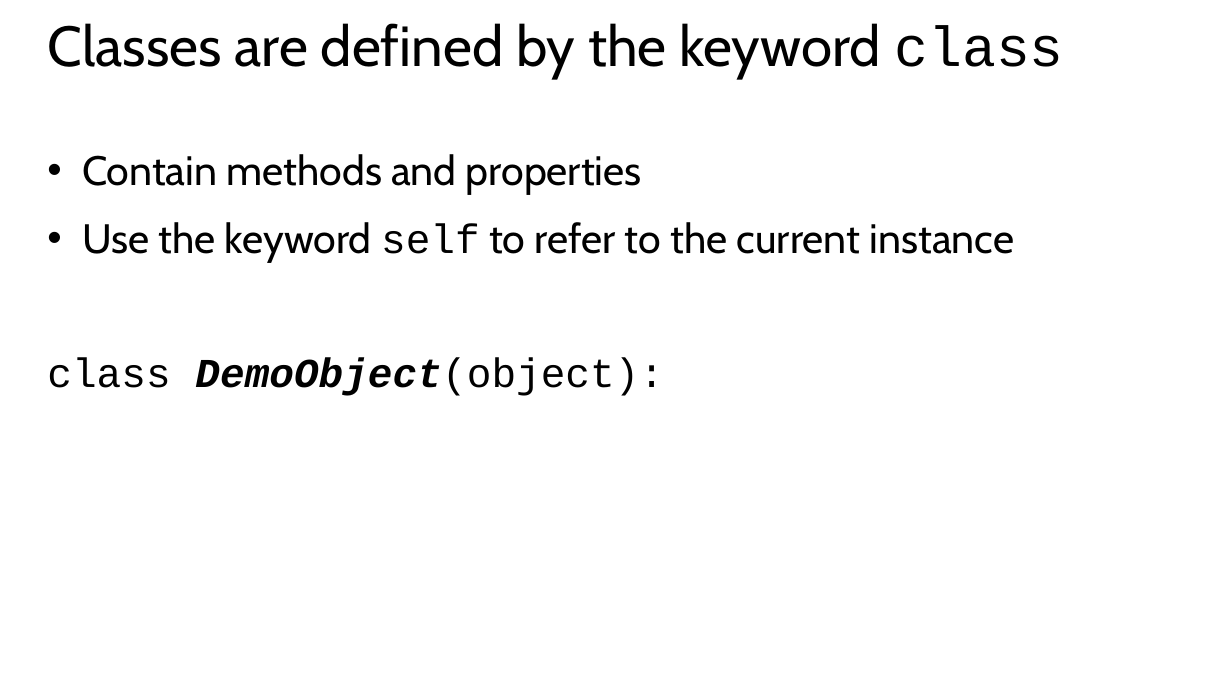
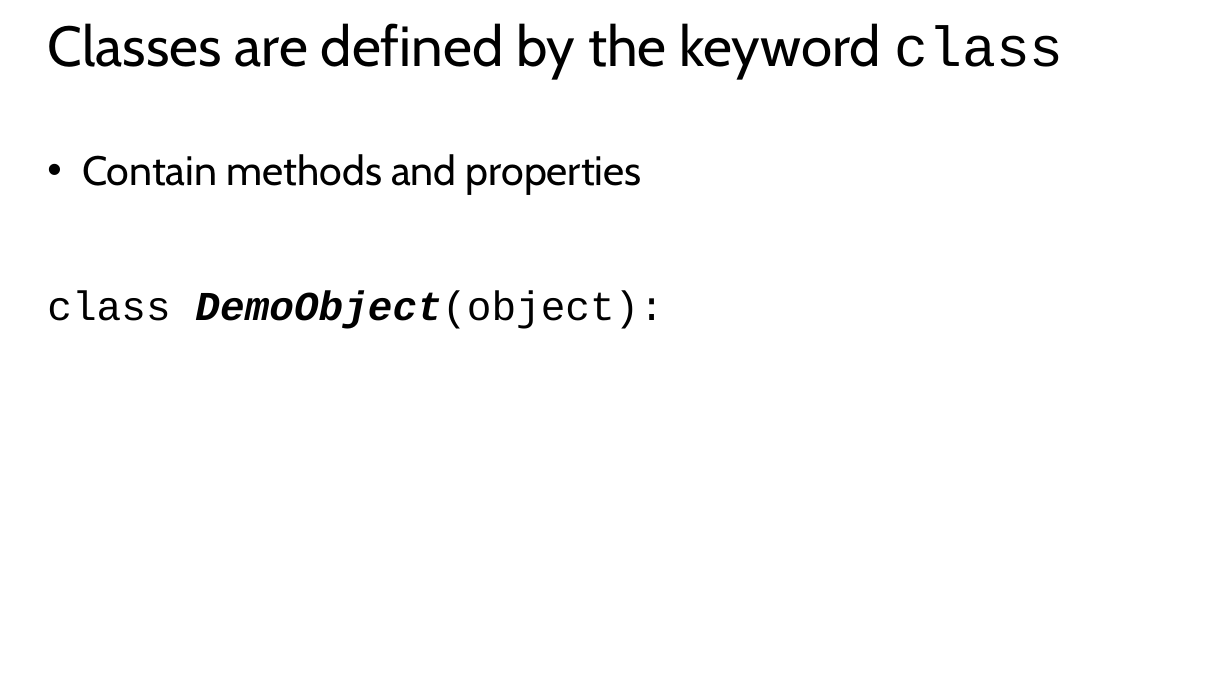
Before and after one commit to mkscala/AdvancedFlask, a slide deck: slide 14 of Slides/Module 2 - Object Oriented Programming.pptx (slide 13 before the commit). Drawn at 1232x693 pixels with LibreOffice and Linux fonts; fonts in the diff are those of the drawing. Boxes give left, top, right and bottom in pixels: in the first picture for what was removed or moved away, otherwise in the second. Text is boxed around its words. In the diff, an @@ line names an element or a change of style, - is before the commit and + after.

```diff
--- a/Slides/Module 2 - Object Oriented Programming.pptx
+++ b/Slides/Module 2 - Object Oriented Programming.pptx
@@ text at box(82, 222, 1015, 263): paragraph removed @@
-• Use the keyword self to refer to the current instance
```
Also in this commit, not shown: 9 other slides changed, 5 slides added, 3 other files.
